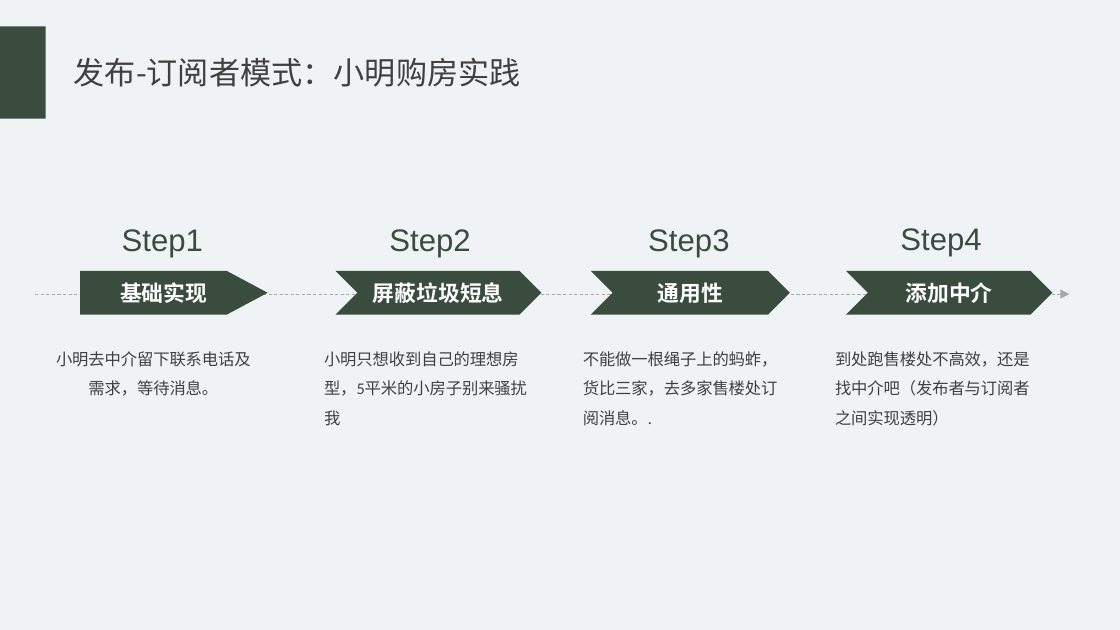
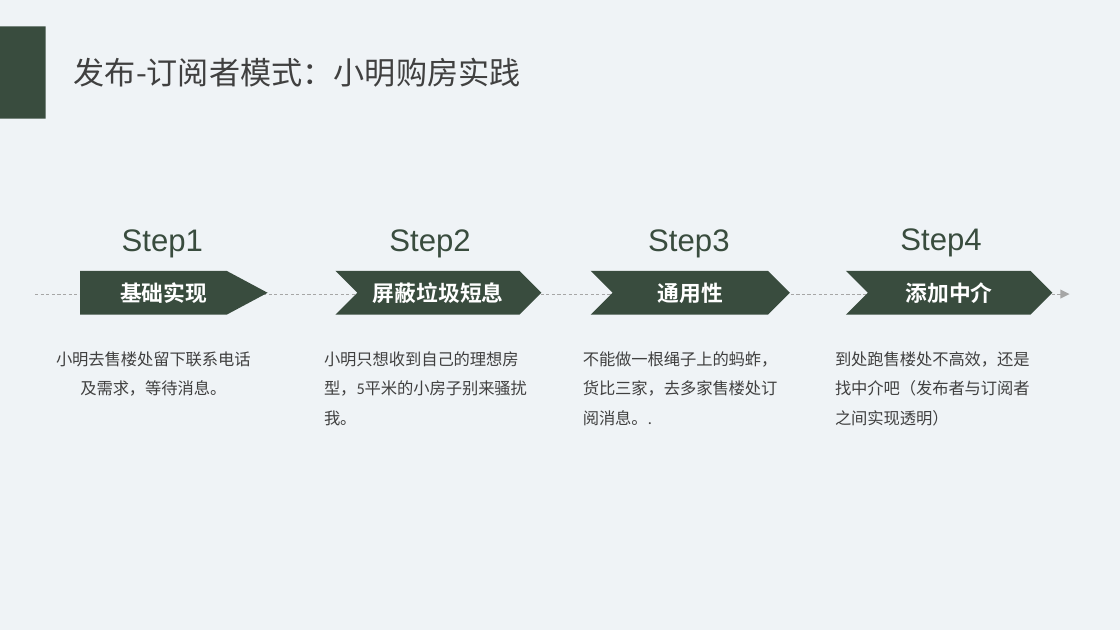
Before and after one commit to HTML-Worker/Design_Pattern_Sharing, a slide deck: slide 22 of doc/设计模式.pptx. Drawn at 1120x630 pixels with LibreOffice and Linux fonts; fonts in the diff are those of the drawing. Boxes give left, top, right and bottom in pixels: in the first picture for what was removed or moved away, otherwise in the second. Text is boxed around its words. In the diff, an @@ line names an element or a change of style, - is before the commit and + after.

```diff
--- a/doc/设计模式.pptx
+++ b/doc/设计模式.pptx
@@ text at <box>56,351,251,396</box>: text changed @@
-小明去中介留下联系电话及需求，等待消息。
+小明去售楼处留下联系电话及需求，等待消息。
@@ text at <box>324,351,527,426</box>: text changed @@
-小明只想收到自己的理想房型，5平米的小房子别来骚扰我
+小明只想收到自己的理想房型，5平米的小房子别来骚扰我。
```
Also in this commit, not shown: 3 other slides changed, 1 slide added, 1 slide removed, 1 other file.
